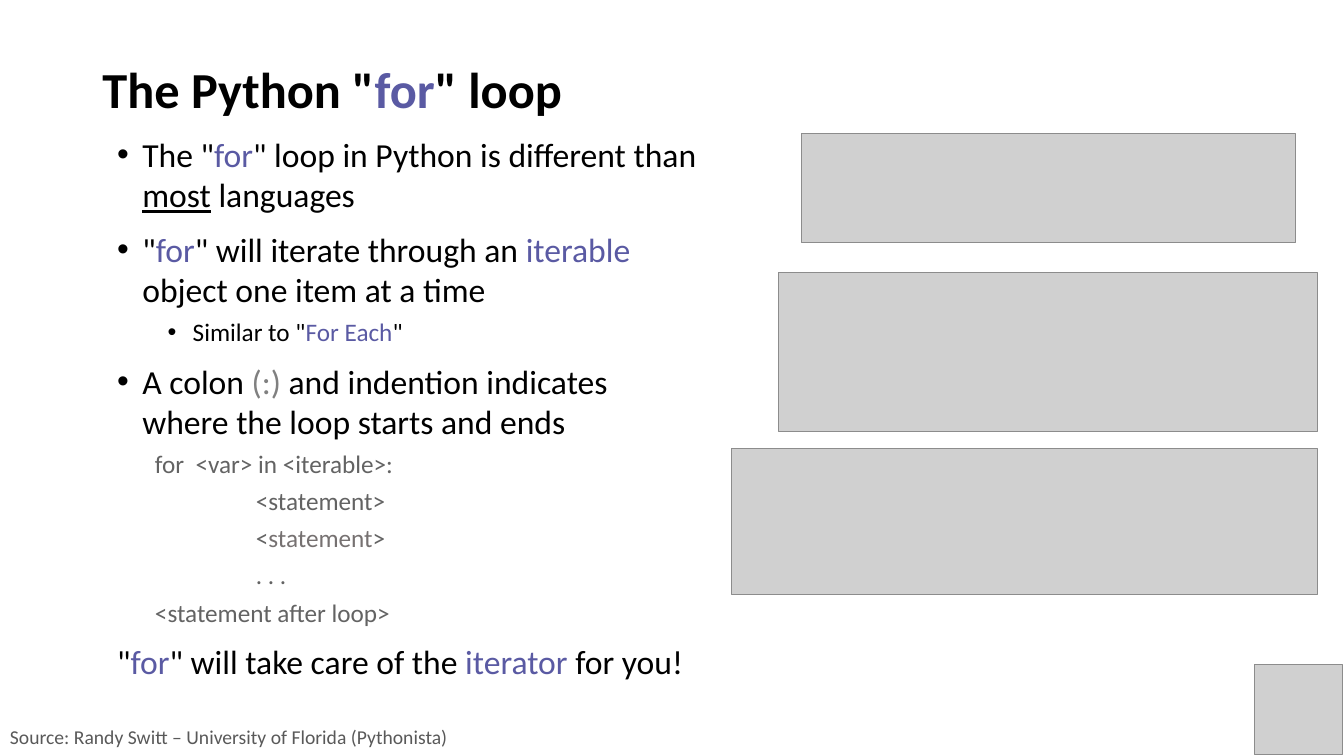
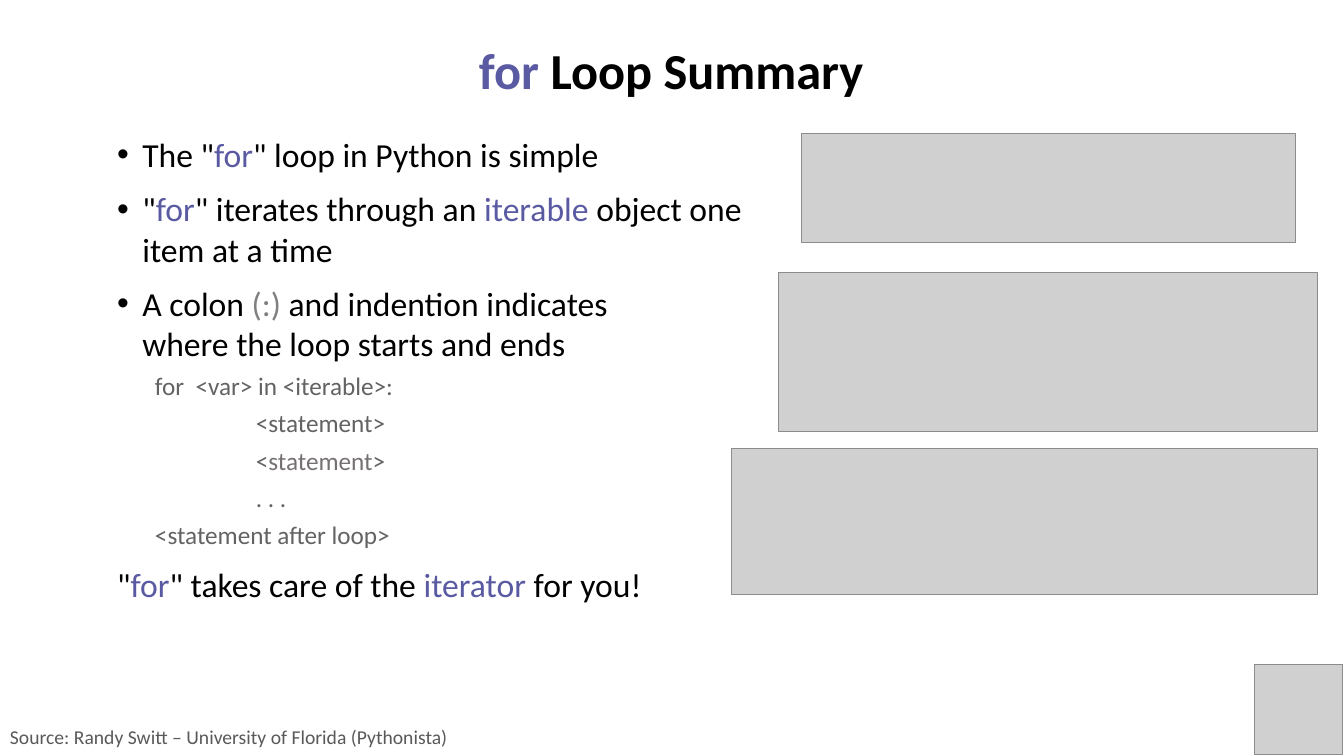
Before and after one commit to PracticumAI/python, a slide deck: slide 4 of presentations/03.1_loops.pptx (slide 3 before the commit). Drawn at 1344x756 pixels with LibreOffice and Linux fonts; fonts in the diff are those of the drawing; grey boxes stand for pictures. Boxes give left, top, right and bottom in pixels: in the first picture for what was removed or moved away, otherwise in the second. Text is boxed around its words. In the diff, an @@ line names an element or a change of style, - is before the commit and + after.

```diff
--- a/presentations/03.1_loops.pptx
+++ b/presentations/03.1_loops.pptx
@@ title at bbox=[479, 54, 864, 97]: text changed @@
-The Python "for" loop
+for Loop Summary
@@ text at bbox=[142, 143, 741, 263]: text changed @@
-• The "for" loop in Python is different than
-  most languages
-• "for" will iterate through an iterable
-  object one item at a time
-  • Similar to "For Each"
+• The "for" loop in Python is simple
+• "for" iterates through an iterable object one item at a time
@@ text at bbox=[117, 573, 641, 603]: text changed @@
-"for" will take care of the iterator for you!
+"for" takes care of the iterator for you!
```
Also in this commit, not shown: 5 other slides changed, 4 slides added, 3 other files.
